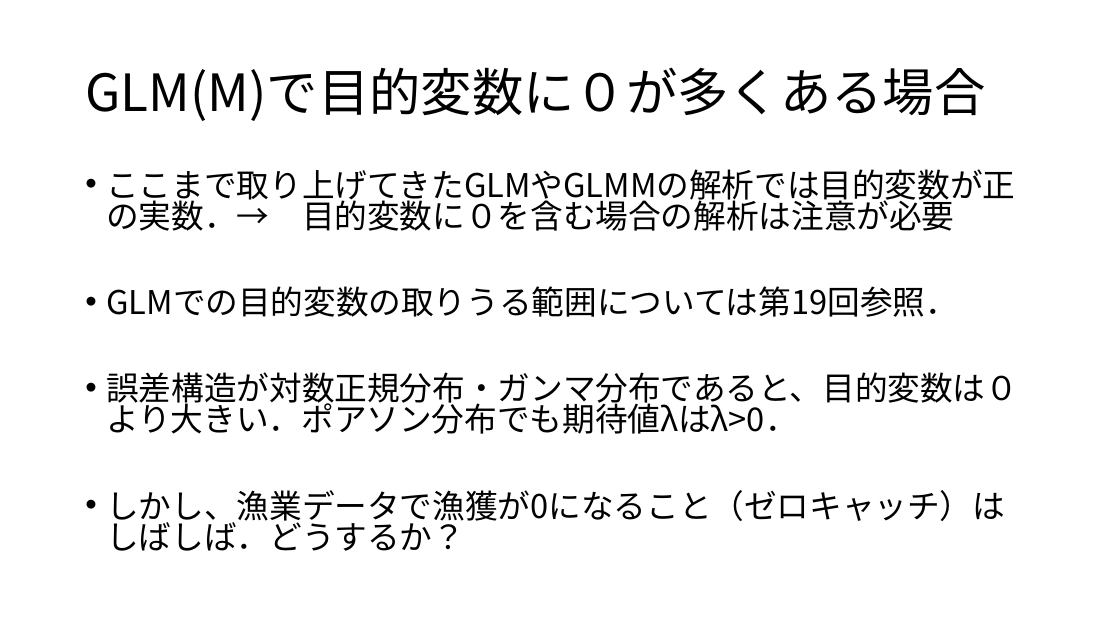
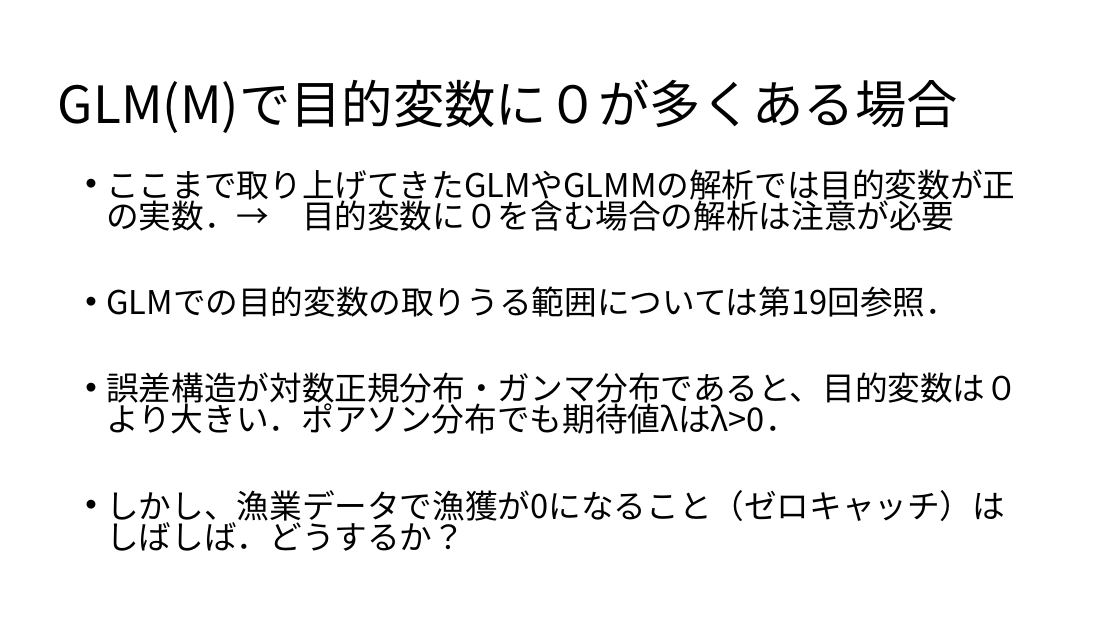
Before and after one commit to KoHMB/Shigen_kensyu_FRA, a slide deck: slide 2 of R/スライド/第31回.pptx. Drawn at 1120x630 pixels with LibreOffice and Linux fonts; fonts in the diff are those of the drawing. Boxes give left, top, right and bottom in pixels: in the first picture for what was removed or moved away, otherwise in the second. Text is boxed around its words. In the diff, an @@ line names an element or a change of style, - is before the commit and + after.

```diff
--- a/R/スライド/第31回.pptx
+++ b/R/スライド/第31回.pptx
@@ title "GLM(M)で目的変数に０が多くある場合": place and size @@
-title "GLM(M)で目的変数に０が多くある場合" at [85,67,985,121]
+title "GLM(M)で目的変数に０が多くある場合" at [58,79,958,133]
```
Also in this commit, not shown: 1 slide added, 1 slide removed, 3 other files.
